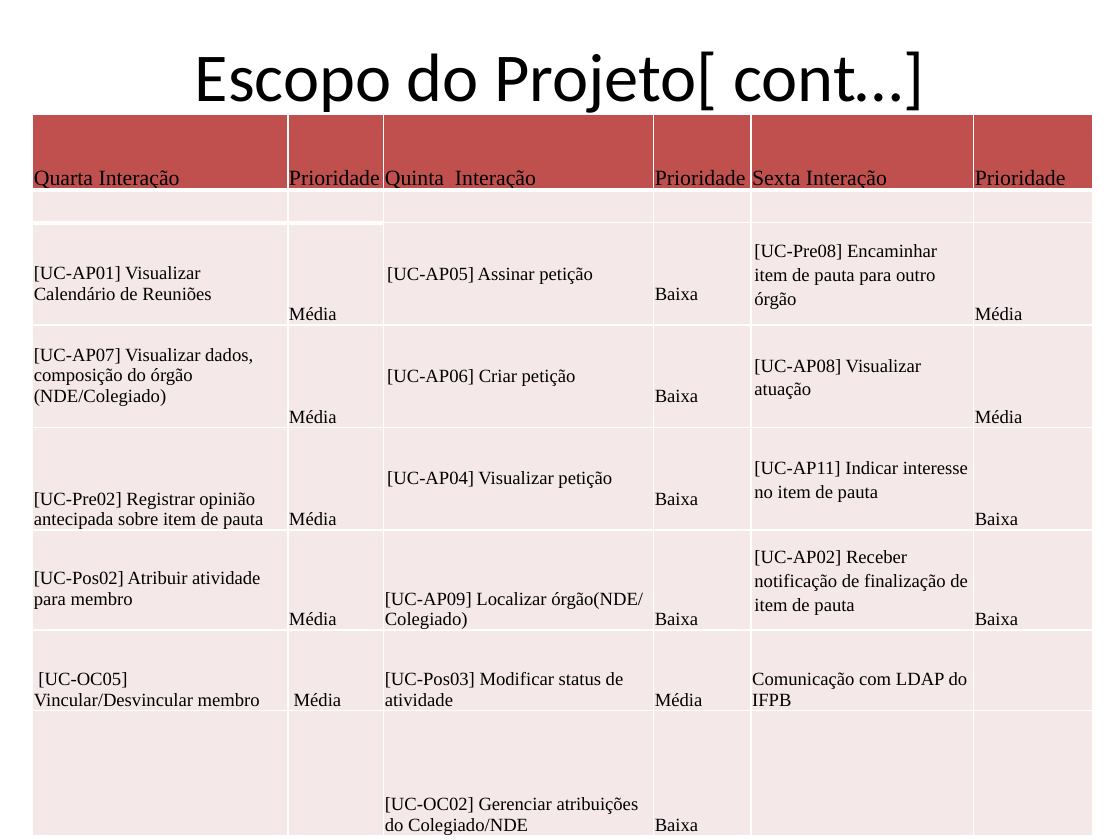
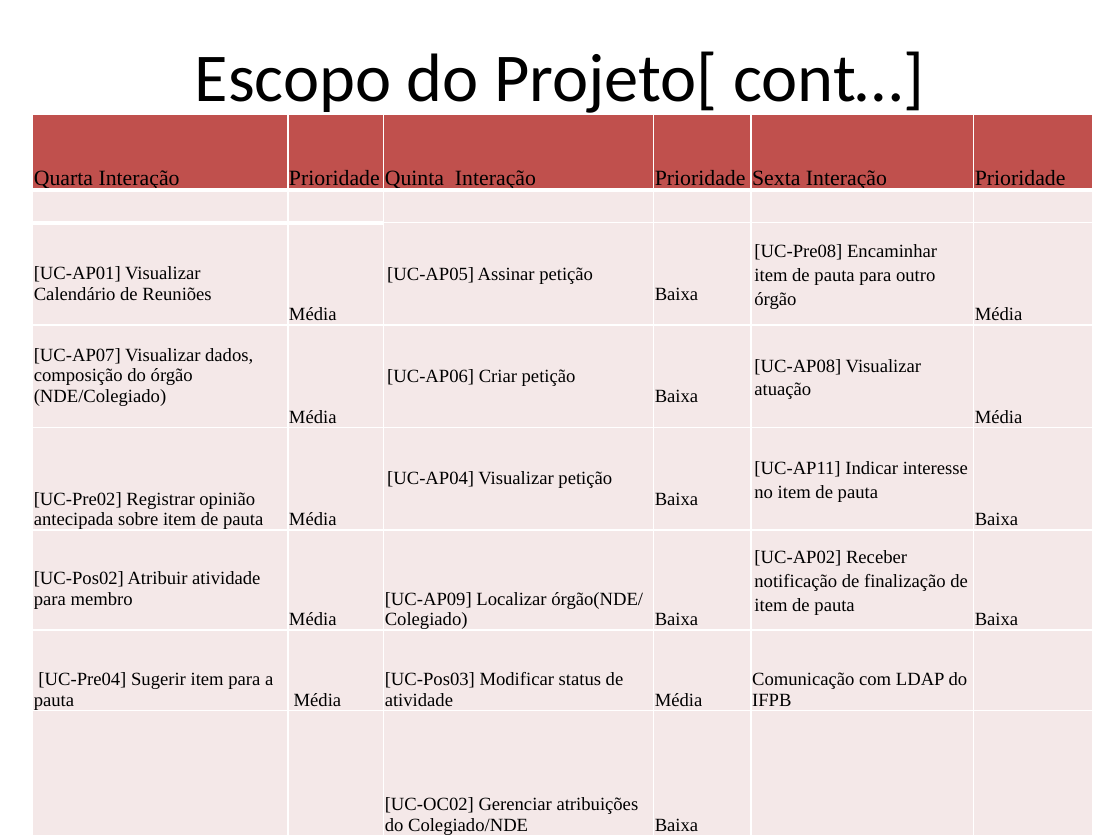
Before and after one commit to Antoniojustino4/sysmeeting, a slide deck: slide 6 of docs/PJ2/1 Interação/Template_Plano_de_Projeto.pptx. Drawn at 1120x840 pixels with LibreOffice and Linux fonts; fonts in the diff are those of the drawing. Boxes give left, top, right and bottom in pixels: in the first picture for what was removed or moved away, otherwise in the second. Text is boxed around its words. In the diff, an @@ line names an element or a change of style, - is before the commit and + after.

```diff
--- a/docs/PJ2/1 Interação/Template_Plano_de_Projeto.pptx
+++ b/docs/PJ2/1 Interação/Template_Plano_de_Projeto.pptx
@@ table at <box>32,114,1093,839</box> @@
-row 7, column 1: [UC-OC05] Vincular/Desvincular membro
+row 7, column 1: [UC-Pre04] Sugerir item para a pauta
```
Also in this commit, not shown: 4 other slides changed, 7 other files.
